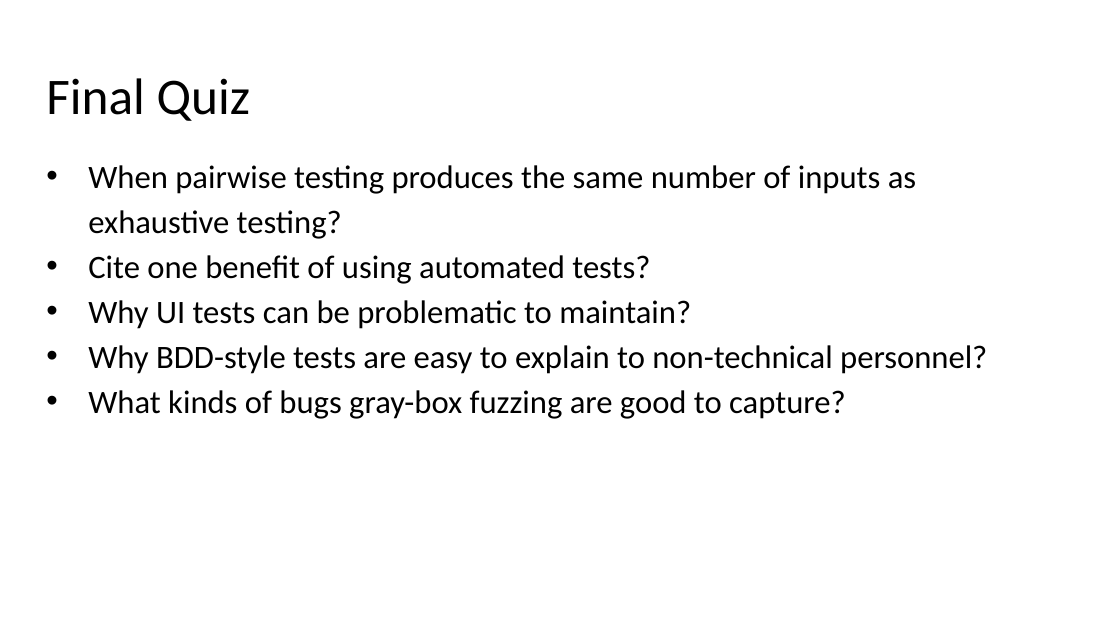
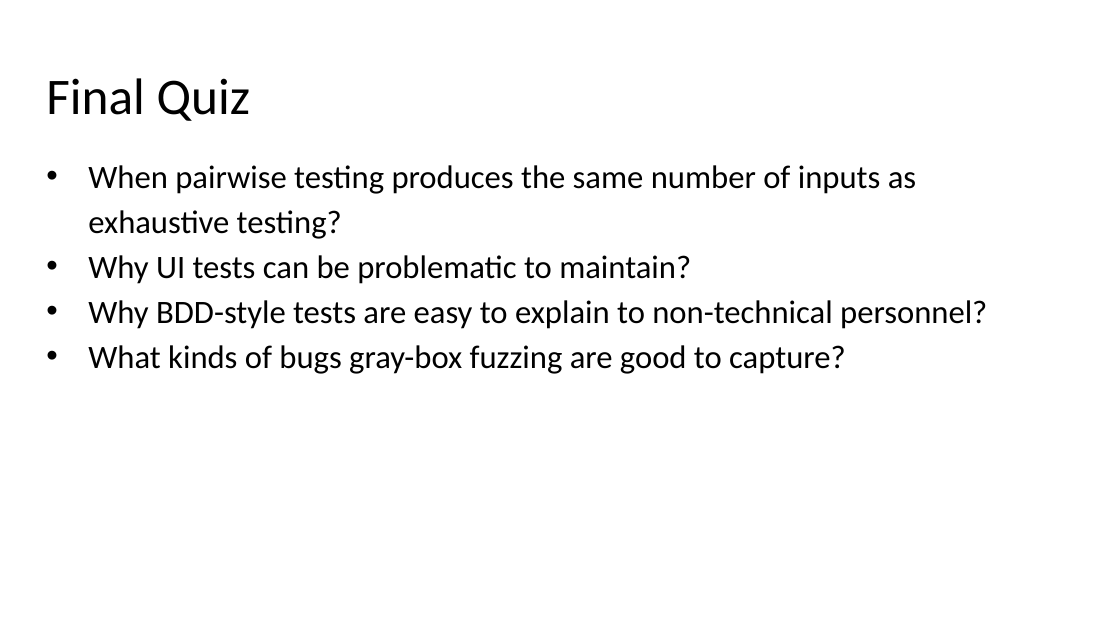
Before and after one commit to damorim/testing-cin-minicourse, a slide deck: slide 99 of testing-minicourse.pptx. Drawn at 1120x630 pixels with LibreOffice and Linux fonts; fonts in the diff are those of the drawing. Boxes give left, top, right and bottom in pixels: in the first picture for what was removed or moved away, otherwise in the second. Text is boxed around its words. In the diff, an @@ line names an element or a change of style, - is before the commit and + after.

```diff
--- a/testing-minicourse.pptx
+++ b/testing-minicourse.pptx
@@ text at [88,255,650,284]: paragraph removed @@
-• Cite one benefit of using automated tests?
```
Also in this commit, not shown: 2 other slides changed.
